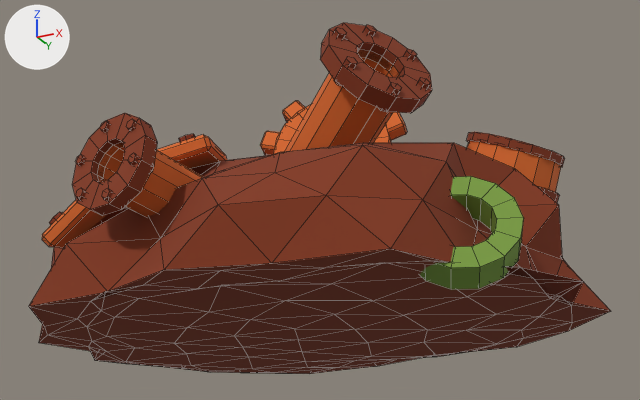
Two versions of the FBX model games/junkyard_magnet/art/export/prop_scrap_pile.fbx, one commit apart.
Both versions are drawn from a 50 mm camera at (3.23, -6.04, -1.58) aimed at (0.16, 0.11, 1.19). The lights are fixed; the arrows at upper left show +X, +Y and +Z. The first picture is the older version. Mesh edges are drawn as thin lines. Where no turn or scale is listed for an object, it has been applied to the vertices. Vertices at exactly the same position are counted once.

The first picture shows 'prop_scrap_pile'.
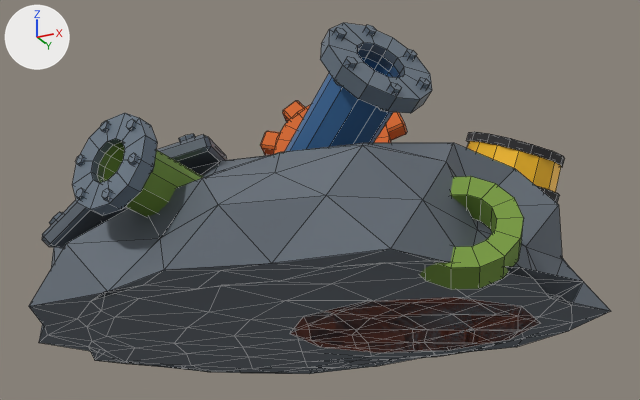
Where the change shows, as pixel boxes (x1, y1, x2, y2) in the pictures (640 x 400 px):
part 1 of me_prop_scrap_pile, added
    after: (291, 297, 540, 353)
part 2 of me_prop_scrap_pile, recoloured (brown to grey)
    both: (29, 143, 610, 374)
part 3 of me_prop_scrap_pile, recoloured
    both: (42, 135, 227, 248)
part 4 of me_prop_scrap_pile, recoloured (orange to blue)
    both: (285, 50, 400, 152)
part 5 of me_prop_scrap_pile, recoloured (orange to yellow)
    both: (467, 141, 561, 192)
part 6 of me_prop_scrap_pile, recoloured (orange to green)
    both: (97, 142, 203, 217)
part 7 of me_prop_scrap_pile, recoloured
    both: (49, 134, 195, 224)
part 8 of me_prop_scrap_pile, recoloured (brown to greyish blue)
    both: (320, 23, 432, 113)
part 9 of me_prop_scrap_pile, recoloured (brown to black)
    both: (467, 132, 565, 203)
part 10 of me_prop_scrap_pile, recoloured (brown to greyish blue)
    both: (72, 113, 157, 216)

The change, as a diff of the scene's bpy script:
```diff
--- a/games/junkyard_magnet/art/export/prop_scrap_pile.fbx.py
+++ b/games/junkyard_magnet/art/export/prop_scrap_pile.fbx.py
@@ mat_jm_green_primary @@
+mat_jm_green_primary = principled_material('jm_green_primary')
+mat_jm_green_primary.base_color = (0.195, 0.342, 0.0482)  # green #7a9e3e
+mat_jm_green_primary.metallic = 0.2
+mat_jm_green_primary.roughness = 0.6
@@ mat_jm_yellow_primary @@
+mat_jm_yellow_primary = principled_material('jm_yellow_primary')
+mat_jm_yellow_primary.base_color = (1.0, 0.539, 0.0103)  # yellow #ffc21a
+mat_jm_yellow_primary.metallic = 0.2
@@ mat_jm_gray_accent @@
+mat_jm_gray_accent = principled_material('jm_gray_accent')
+mat_jm_gray_accent.base_color = (0.205, 0.258, 0.319)  # greyish blue #7d8b99
+mat_jm_gray_accent.metallic = 0.6
@@ mat_jm_blue_primary @@
+mat_jm_blue_primary = principled_material('jm_blue_primary')
+mat_jm_blue_primary.base_color = (0.0497, 0.168, 0.392)  # blue #3f72a8
+mat_jm_blue_primary.metallic = 0.3
@@ mat_jm_green_accent @@
+mat_jm_green_accent = principled_material('jm_green_accent')
+mat_jm_green_accent.base_color = (0.205, 0.258, 0.319)  # greyish blue #7d8b99
+mat_jm_green_accent.metallic = 0.6
@@ mat_jm_yellow_accent @@
+mat_jm_yellow_accent = principled_material('jm_yellow_accent')
+mat_jm_yellow_accent.base_color = (0.0242, 0.0242, 0.0273)  # black #2b2b2e
+mat_jm_yellow_accent.roughness = 0.8
@@ mat_jm_metal_gray @@
+mat_jm_metal_gray = principled_material('jm_metal_gray')
+mat_jm_metal_gray.base_color = (0.156, 0.184, 0.22)  # grey #6e7781
+mat_jm_metal_gray.metallic = 0.3
+mat_jm_metal_gray.roughness = 0.7
@@ mat_jm_blue_accent @@
+mat_jm_blue_accent = principled_material('jm_blue_accent')
+mat_jm_blue_accent.base_color = (0.205, 0.258, 0.319)  # greyish blue #7d8b99
+mat_jm_blue_accent.metallic = 0.6
@@ mat_jm_gray_primary @@
+mat_jm_gray_primary = principled_material('jm_gray_primary')
+mat_jm_gray_primary.base_color = (0.156, 0.184, 0.22)  # grey #6e7781
+mat_jm_gray_primary.metallic = 0.6
@@ me_prop_scrap_pile @@
-me_prop_scrap_pile.from_pydata(...)  # 1713 vertices, 1700 faces; spans x -2.29..2.29, y -1.82..1.82, z 0.0..2.51
+me_prop_scrap_pile.from_pydata(...)  # 1755 vertices, 1780 faces; spans x -2.29..2.29, y -1.82..1.82, z 0.0..2.51
+# me_prop_scrap_pile part 1: a new loose piece of 42 vertices spanning x -0.18..1.74, y -0.4..1.42, z 0.12..1.02, in mat_jm_rust_dark (brown #8a3b1e)
+# me_prop_scrap_pile part 2: 320 faces spanning x -2.29..2.29, y -1.66..1.82, z 0.12..1.58 switch from mat_jm_rust_dark (brown #8a3b1e) to mat_jm_metal_gray (grey #6e7781)
+# me_prop_scrap_pile part 3: 52 faces spanning x -1.92..-0.25, y -1.32..-0.01, z 0.61..1.73 switch from mat_jm_rusty_primary (orange #e0702e) to mat_jm_gray_primary (grey #6e7781)
+# me_prop_scrap_pile part 4: 48 faces spanning x -0.27..1.25, y -1.0..0.27, z 0.85..2.02 switch from mat_jm_rusty_primary (orange #e0702e) to mat_jm_blue_primary (blue #3f72a8)
+# me_prop_scrap_pile part 5: 32 faces spanning x 1.0..2.08, y 0.08..1.02, z 0.42..1.61 switch from mat_jm_rusty_primary (orange #e0702e) to mat_jm_yellow_primary (yellow #ffc21a)
+# me_prop_scrap_pile part 6: 48 faces spanning x -0.76..-0.09, y -1.72..-0.36, z 0.61..1.17 switch from mat_jm_rusty_primary (orange #e0702e) to mat_jm_green_primary (green #7a9e3e)
+# me_prop_scrap_pile part 7: 64 faces spanning x -1.85..-0.4, y -1.26..-0.16, z 0.76..1.72 switch from mat_jm_rusty_accent (brown #8a3b1e) to mat_jm_gray_accent (greyish blue #7d8b99)
+# me_prop_scrap_pile part 8: 192 faces spanning x -0.43..1.4, y -1.16..0.43, z 0.69..2.19 switch from mat_jm_rusty_accent (brown #8a3b1e) to mat_jm_blue_accent (greyish blue #7d8b99)
+# me_prop_scrap_pile part 9: 176 faces spanning x 1.04..2.11, y 0.06..1.01, z 0.6..1.67 switch from mat_jm_rusty_accent (brown #8a3b1e) to mat_jm_yellow_accent (black #2b2b2e)
+# me_prop_scrap_pile part 10: 192 faces spanning x -0.9..0.04, y -1.82..-0.26, z 0.48..1.3 switch from mat_jm_rusty_accent (brown #8a3b1e) to mat_jm_green_accent (greyish blue #7d8b99)
 me_prop_scrap_pile.materials.append(mat_jm_olive_green)
+me_prop_scrap_pile.materials.append(mat_jm_chrome_primary)  # white #dce6f0
+me_prop_scrap_pile.materials.append(mat_jm_chrome_accent)  # greyish blue #7d8b99
```
